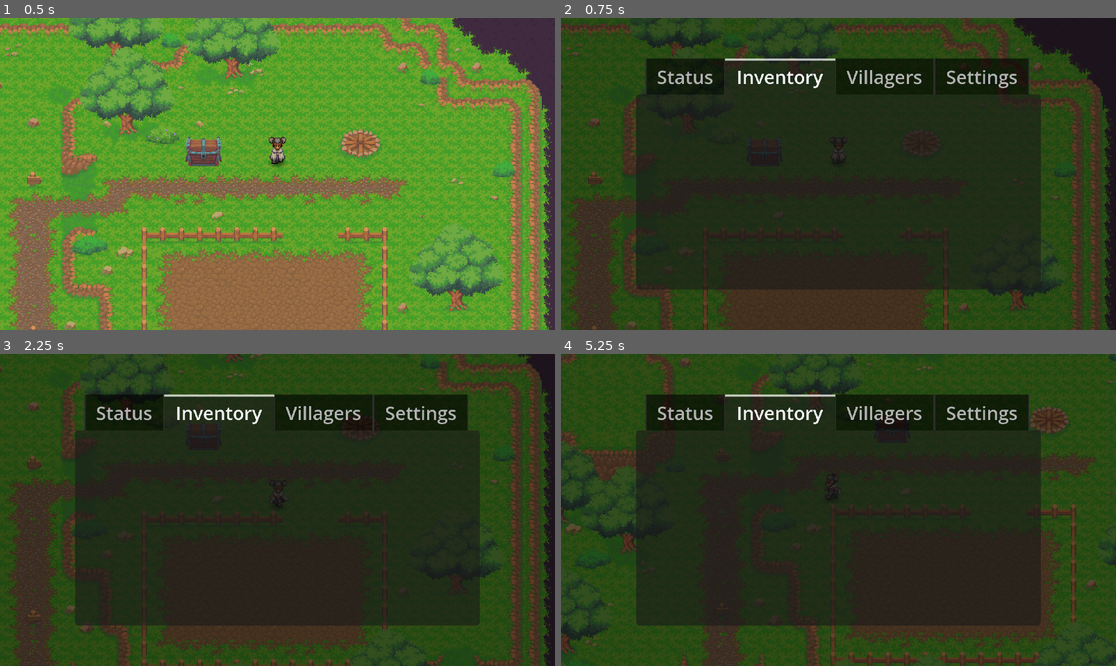
Above: before the commit, frames 1-4 (two rows, left to right).
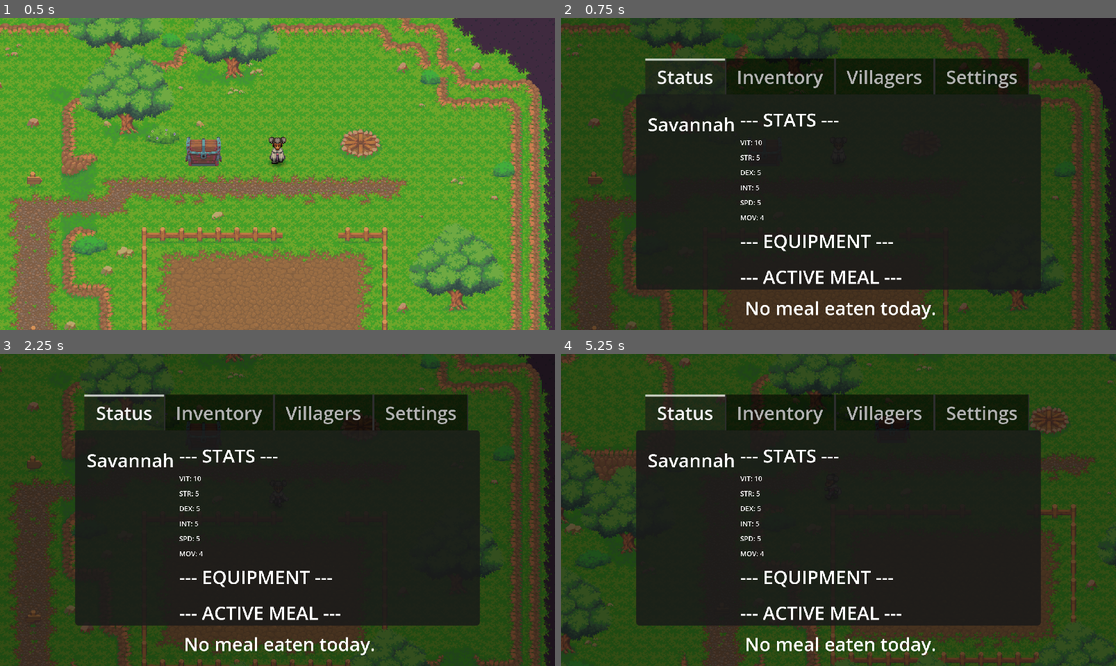
Above: after the commit, the same moments.

Repository: TheKangGaming/bloomblight
Game: Godot game, scene res://scenes/level/game.tscn
Same seed, same stepped clock (60 frames per second), same inputs: the game is played once before the commit and once after it.
Inputs (mouse positions are in pixels of both pictures, inside the frame that each line leads up to):
- Up to frame 1 (0.5 s): no input
- Up to frame 2 (0.75 s): tap Enter at 0.5 s; move the mouse to (960, 158) at 0.52 s; hold D (right) from 0.53 s (still down); hold Tab (ui_focus_next) from 0.53 s (still down); tap Space (action) at 0.6 s; click (960, 158) at 0.67 s
- Up to frame 3 (2.25 s): tap Space (action) at 1.25, 1.55, 2.1 s; move the mouse to (166, 525) at 1.27 s; release D (right) at 1.28 s; release Tab (ui_focus_next) at 1.28 s; hold S (down) 1.28-2.03 s; tap Tab (ui_focus_next) at 1.35 s; move the mouse to (333, 441) at 2.02 s; hold D (right) from 2.03 s (still down); hold Tab (ui_focus_next) from 2.03 s (still down)
- Up to frame 4 (5.25 s): tap Enter at 2.75 s; move the mouse to (810, 572) at 2.77 s; release D (right) at 2.78 s; release Tab (ui_focus_next) at 2.78 s; hold 1 (tool_forward) 2.78-3.53 s; tap E (interact) at 2.85 s; click (810, 572) at 2.92 s; tap Space (action) at 3.05, 3.5, 4.55 s; move the mouse to (1005, 556) at 3.52 s; hold Shift (run) 3.53-4.28 s; hold A (left) 3.53-5.03 s; tap Tab (ui_focus_next) at 3.8 s; move the mouse to (672, 463) at 4.27 s; tap Mouse wheel down (tool_backward) at 4.35 s; move the mouse to (866, 510) at 5.02 s; hold S (down) from 5.03 s (still down); hold Tab (ui_focus_next) from 5.03 s (still down); click (866, 510) at 5.17 s

Frame 1 is identical in both runs. In frame 2, 2.8% of the frame differs, in the area x 15-68%, y 12-97%; in frame 3, 2.8%; in frame 4, 2.8%.

Commit message:
Getting Status menu working.

Diff:
--- a/scenes/ui/main_menu.gd
+++ b/scenes/ui/main_menu.gd
@@ -2,13 +2,13 @@
 
 @onready var inventory_grid = $CenterContainer/TabContainer/Inventory/Margin/Grid
 @onready var tabs = $CenterContainer/TabContainer
-@onready var lbl_vit = $CenterContainer/TabContainer/Status/HBoxContainer/StatsSide/LblVIT
-@onready var lbl_str = $CenterContainer/TabContainer/Status/HBoxContainer/StatsSide/LblSTR
-@onready var lbl_dex = $CenterContainer/TabContainer/Status/HBoxContainer/StatsSide/LblDEX
-@onready var lbl_int = $CenterContainer/TabContainer/Status/HBoxContainer/StatsSide/LblINT
-@onready var lbl_spd = $CenterContainer/TabContainer/Status/HBoxContainer/StatsSide/LblSPD
-@onready var lbl_mov = $CenterContainer/TabContainer/Status/HBoxContainer/StatsSide/LblMOV
-@onready var lbl_food = $CenterContainer/TabContainer/Status/HBoxContainer/StatsSide/HBoxContainer/LblFoodBuff
+@onready var lbl_vit = $CenterContainer/TabContainer/Status/MarginContainer/HBoxContainer/StatsSide/LblVIT
+@onready var lbl_str = $CenterContainer/TabContainer/Status/MarginContainer/HBoxContainer/StatsSide/LblSTR
+@onready var lbl_dex = $CenterContainer/TabContainer/Status/MarginContainer/HBoxContainer/StatsSide/LblDEX
+@onready var lbl_int = $CenterContainer/TabContainer/Status/MarginContainer/HBoxContainer/StatsSide/LblINT
+@onready var lbl_spd = $CenterContainer/TabContainer/Status/MarginContainer/HBoxContainer/StatsSide/LblSPD
+@onready var lbl_mov = $CenterContainer/TabContainer/Status/MarginContainer/HBoxContainer/StatsSide/LblMOV
+@onready var lbl_food = $CenterContainer/TabContainer/Status/MarginContainer/HBoxContainer/StatsSide/HBoxContainer/LblFoodBuff
 
 # Preload the slot scene
 const SLOT_SCENE = preload("res://scenes/ui/inventory_slot.tscn")
@@ -30,7 +30,7 @@
 	if visible:
 		# Default to Inventory tab (Index 1) for now
 		if tabs:
-			tabs.current_tab = 1
+			tabs.current_tab = 0
 		update_inventory()
 
 
--- a/scenes/ui/main_menu.tscn
+++ b/scenes/ui/main_menu.tscn
@@ -1,9 +1,14 @@
 [gd_scene format=3 uid="uid://cl3empix6v4ne"]
 
 [ext_resource type="Script" uid="uid://bmgvxhavos3cp" path="res://scenes/ui/main_menu.gd" id="1_sl1te"]
+[ext_resource type="Texture2D" uid="uid://dy71joucadqo" path="res://graphics/characters/Savannah.png" id="2_fe2o3"]
 
 [sub_resource type="StyleBoxFlat" id="StyleBoxFlat_sl1te"]
 bg_color = Color(0, 0, 0, 0.78431374)
+
+[sub_resource type="AtlasTexture" id="AtlasTexture_1g8jr"]
+atlas = ExtResource("2_fe2o3")
+region = Rect2(22, 13, 20, 31)
 
 [node name="MainMenu" type="Control" unique_id=1252988493]
 layout_mode = 3
@@ -39,94 +44,113 @@
 current_tab = 1
 all_tabs_in_front = true
 
-[node name="Status" type="MarginContainer" parent="CenterContainer/TabContainer" unique_id=1787528866]
+[node name="Status" type="Panel" parent="CenterContainer/TabContainer" unique_id=1792060860]
 visible = false
 layout_mode = 2
+metadata/_tab_index = 0
+
+[node name="MarginContainer" type="MarginContainer" parent="CenterContainer/TabContainer/Status" unique_id=1065024206]
+layout_mode = 0
+offset_right = 40.0
+offset_bottom = 40.0
 theme_override_constants/margin_left = 10
 theme_override_constants/margin_top = 10
 theme_override_constants/margin_right = 10
 theme_override_constants/margin_bottom = 10
-metadata/_tab_index = 0
 
-[node name="HBoxContainer" type="HBoxContainer" parent="CenterContainer/TabContainer/Status" unique_id=1523021264]
+[node name="HBoxContainer" type="HBoxContainer" parent="CenterContainer/TabContainer/Status/MarginContainer" unique_id=1523021264]
 layout_mode = 2
 
-[node name="CharacterSide" type="VBoxContainer" parent="CenterContainer/TabContainer/Status/HBoxContainer" unique_id=1605533648]
+[node name="CharacterSide" type="VBoxContainer" parent="CenterContainer/TabContainer/Status/MarginContainer/HBoxContainer" unique_id=1605533648]
 layout_mode = 2
 
-[node name="CharIamge" type="TextureRect" parent="CenterContainer/TabContainer/Status/HBoxContainer/CharacterSide" unique_id=1674427440]
+[node name="CharIamge" type="TextureRect" parent="CenterContainer/TabContainer/Status/MarginContainer/HBoxContainer/CharacterSide" unique_id=1674427440]
 layout_mode = 2
+texture = SubResource("AtlasTexture_1g8jr")
+expand_mode = 1
+stretch_mode = 5
 
-[node name="Label" type="Label" parent="CenterContainer/TabContainer/Status/HBoxContainer/CharacterSide" unique_id=1721906892]
+[node name="Label" type="Label" parent="CenterContainer/TabContainer/Status/MarginContainer/HBoxContainer/CharacterSide" unique_id=1721906892]
 layout_mode = 2
 text = "Savannah"
 horizontal_alignment = 1
 
-[node name="StatsSide" type="VBoxContainer" parent="CenterContainer/TabContainer/Status/HBoxContainer" unique_id=1263499574]
+[node name="StatsSide" type="VBoxContainer" parent="CenterContainer/TabContainer/Status/MarginContainer/HBoxContainer" unique_id=1263499574]
 layout_mode = 2
-size_flags_horizontal = 3
 
-[node name="Label" type="Label" parent="CenterContainer/TabContainer/Status/HBoxContainer/StatsSide" unique_id=1130040912]
+[node name="Label" type="Label" parent="CenterContainer/TabContainer/Status/MarginContainer/HBoxContainer/StatsSide" unique_id=1130040912]
 layout_mode = 2
 text = "--- STATS ---"
 
-[node name="LblVIT" type="RichTextLabel" parent="CenterContainer/TabContainer/Status/HBoxContainer/StatsSide" unique_id=586536176]
+[node name="LblVIT" type="RichTextLabel" parent="CenterContainer/TabContainer/Status/MarginContainer/HBoxContainer/StatsSide" unique_id=586536176]
 layout_mode = 2
+theme_override_font_sizes/normal_font_size = 6
 bbcode_enabled = true
 text = "VIT: 10"
+fit_content = true
 
-[node name="LblSTR" type="RichTextLabel" parent="CenterContainer/TabContainer/Status/HBoxContainer/StatsSide" unique_id=1126178086]
+[node name="LblSTR" type="RichTextLabel" parent="CenterContainer/TabContainer/Status/MarginContainer/HBoxContainer/StatsSide" unique_id=1126178086]
 layout_mode = 2
+theme_override_font_sizes/normal_font_size = 6
 bbcode_enabled = true
 text = "STR: 5"
+fit_content = true
 
-[node name="LblDEX" type="RichTextLabel" parent="CenterContainer/TabContainer/Status/HBoxContainer/StatsSide" unique_id=723724472]
+[node name="LblDEX" type="RichTextLabel" parent="CenterContainer/TabContainer/Status/MarginContainer/HBoxContainer/StatsSide" unique_id=723724472]
 layout_mode = 2
+theme_override_font_sizes/normal_font_size = 6
 bbcode_enabled = true
 text = "DEX: 5"
+fit_content = true
 
-[node name="LblINT" type="RichTextLabel" parent="CenterContainer/TabContainer/Status/HBoxContainer/StatsSide" unique_id=101171724]
+[node name="LblINT" type="RichTextLabel" parent="CenterContainer/TabContainer/Status/MarginContainer/HBoxContainer/StatsSide" unique_id=101171724]
 layout_mode = 2
+theme_override_font_sizes/normal_font_size = 6
 bbcode_enabled = true
 text = "INT: 5"
+fit_content = true
 
-[node name="LblSPD" type="RichTextLabel" parent="CenterContainer/TabContainer/Status/HBoxContainer/StatsSide" unique_id=947975247]
+[node name="LblSPD" type="RichTextLabel" parent="CenterContainer/TabContainer/Status/MarginContainer/HBoxContainer/StatsSide" unique_id=947975247]
 layout_mode = 2
+theme_override_font_sizes/normal_font_size = 6
 bbcode_enabled = true
 text = "SPD: 5"
+fit_content = true
 
-[node name="LblMOV" type="RichTextLabel" parent="CenterContainer/TabContainer/Status/HBoxContainer/StatsSide" unique_id=395945172]
+[node name="LblMOV" type="RichTextLabel" parent="CenterContainer/TabContainer/Status/MarginContainer/HBoxContainer/StatsSide" unique_id=395945172]
 layout_mode = 2
+theme_override_font_sizes/normal_font_size = 6
 bbcode_enabled = true
 text = "MOV: 4"
+fit_content = true
 
-[node name="Label2" type="Label" parent="CenterContainer/TabContainer/Status/HBoxContainer/StatsSide" unique_id=2016344533]
+[node name="Label2" type="Label" parent="CenterContainer/TabContainer/Status/MarginContainer/HBoxContainer/StatsSide" unique_id=2016344533]
 layout_mode = 2
 text = "--- EQUIPMENT ---"
 
-[node name="EquipmentSlots" type="HBoxContainer" parent="CenterContainer/TabContainer/Status/HBoxContainer/StatsSide" unique_id=1069723609]
+[node name="EquipmentSlots" type="HBoxContainer" parent="CenterContainer/TabContainer/Status/MarginContainer/HBoxContainer/StatsSide" unique_id=1069723609]
 layout_mode = 2
 
-[node name="SlowWeapon" type="TextureRect" parent="CenterContainer/TabContainer/Status/HBoxContainer/StatsSide/EquipmentSlots" unique_id=565932586]
+[node name="SlowWeapon" type="TextureRect" parent="CenterContainer/TabContainer/Status/MarginContainer/HBoxContainer/StatsSide/EquipmentSlots" unique_id=565932586]
 layout_mode = 2
 
-[node name="SlotArmor" type="TextureRect" parent="CenterContainer/TabContainer/Status/HBoxContainer/StatsSide/EquipmentSlots" unique_id=1303031925]
+[node name="SlotArmor" type="TextureRect" parent="CenterContainer/TabContainer/Status/MarginContainer/HBoxContainer/StatsSide/EquipmentSlots" unique_id=1303031925]
 layout_mode = 2
 
-[node name="SlotAccessory" type="TextureRect" parent="CenterContainer/TabContainer/Status/HBoxContainer/StatsSide/EquipmentSlots" unique_id=413398833]
+[node name="SlotAccessory" type="TextureRect" parent="CenterContainer/TabContainer/Status/MarginContainer/HBoxContainer/StatsSide/EquipmentSlots" unique_id=413398833]
 layout_mode = 2
 
-[node name="Label3" type="Label" parent="CenterContainer/TabContainer/Status/HBoxContainer/StatsSide" unique_id=1658126831]
+[node name="Label3" type="Label" parent="CenterContainer/TabContainer/Status/MarginContainer/HBoxContainer/StatsSide" unique_id=1658126831]
 layout_mode = 2
 text = "--- ACTIVE MEAL ---"
 
-[node name="HBoxContainer" type="HBoxContainer" parent="CenterContainer/TabContainer/Status/HBoxContainer/StatsSide" unique_id=1608412307]
+[node name="HBoxContainer" type="HBoxContainer" parent="CenterContainer/TabContainer/Status/MarginContainer/HBoxContainer/StatsSide" unique_id=1608412307]
 layout_mode = 2
 
-[node name="ActiveFoodIcon" type="TextureRect" parent="CenterContainer/TabContainer/Status/HBoxContainer/StatsSide/HBoxContainer" unique_id=123709936]
+[node name="ActiveFoodIcon" type="TextureRect" parent="CenterContainer/TabContainer/Status/MarginContainer/HBoxContainer/StatsSide/HBoxContainer" unique_id=123709936]
 layout_mode = 2
 
-[node name="LblFoodBuff" type="Label" parent="CenterContainer/TabContainer/Status/HBoxContainer/StatsSide/HBoxContainer" unique_id=1954449098]
+[node name="LblFoodBuff" type="Label" parent="CenterContainer/TabContainer/Status/MarginContainer/HBoxContainer/StatsSide/HBoxContainer" unique_id=1954449098]
 layout_mode = 2
 text = "No meal eaten."
 
